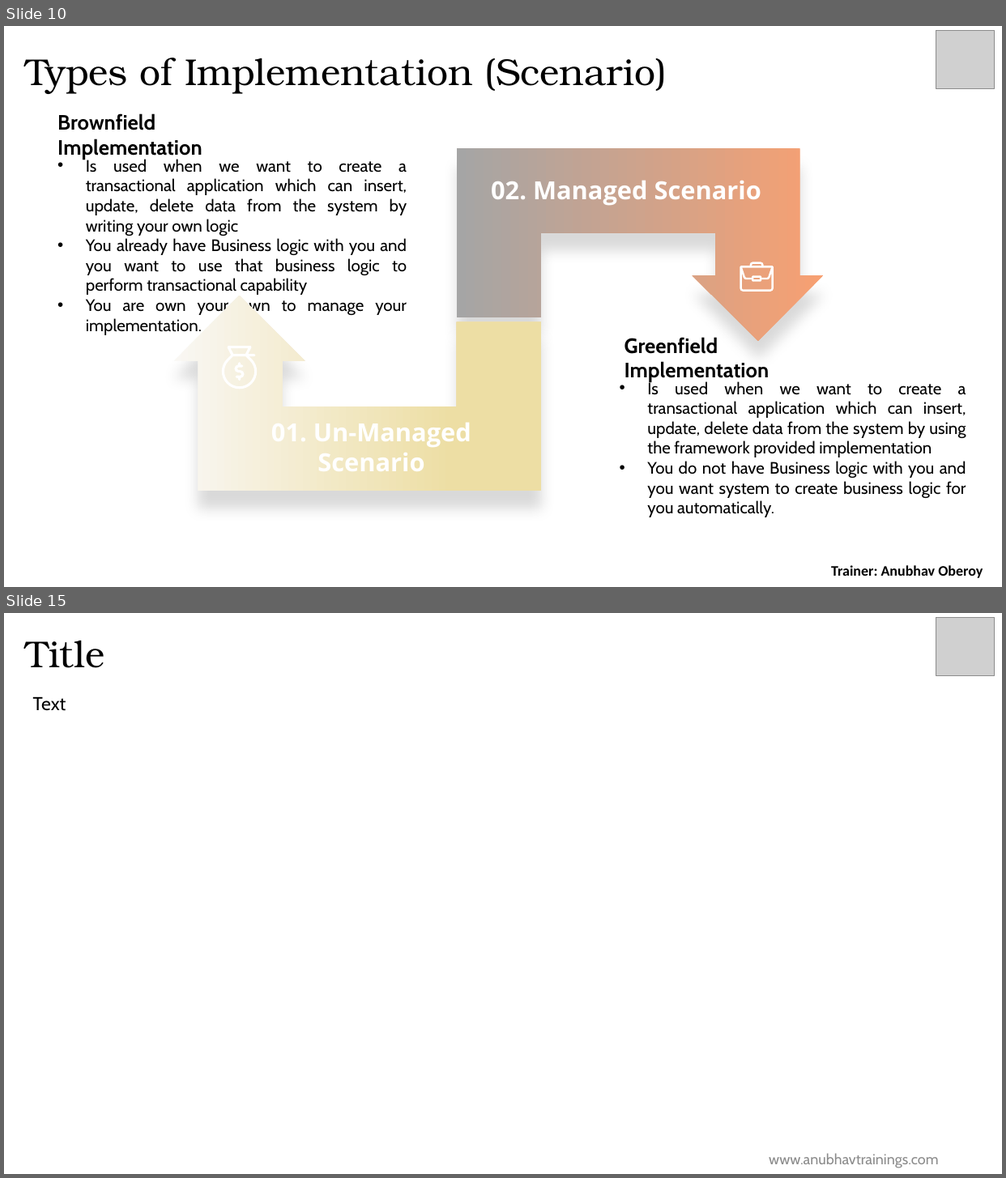
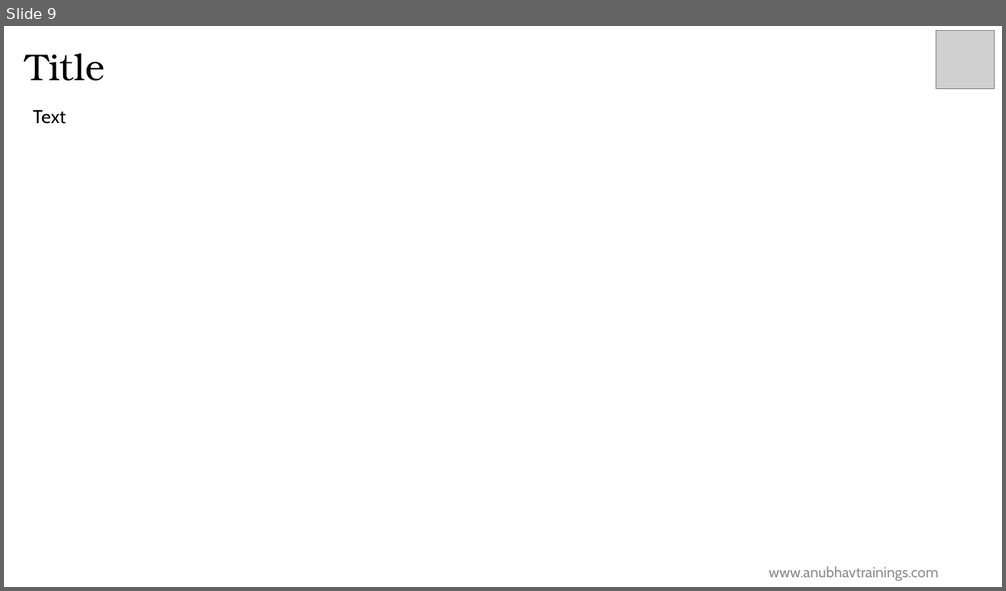
Before and after one commit to soyuztechnologies/HPC_AOH_SAC, a slide deck: Day 6/Day 6.pptx. Shown one above the other, each under a label of ours: slides 10 and 15 before the commit, slide 9 after it; the slides between them are not shown. The pictures are 1006x1178 and 1006x591 pixels, drawn with LibreOffice and Linux fonts; fonts in the diff are those of the drawing; grey boxes stand for pictures; background and template pictures are left out. Boxes give left, top, right and bottom in pixels: in the first picture for what was removed or moved away, otherwise in the second. Text is boxed around its words. In the diff, an @@ line names an element or a change of style, - is before the commit and + after.

Commit message:
Auto bot updater CDS SAC Course

```diff
--- a/Day 6/Day 6.pptx
+++ b/Day 6/Day 6.pptx
@@ slide 10 removed at bbox=[4, 26, 1002, 587], background #FFFFFF @@
@@ picture removed at bbox=[936, 31, 995, 88] @@
@@ title removed at bbox=[25, 58, 667, 94] @@
-Types of Implementation (Scenario)
@@ text removed at bbox=[57, 113, 202, 160] @@
-Brownfield Implementation
@@ text removed at bbox=[86, 159, 407, 315] @@
-• Is used when we want to create a transactional application which can insert, update, delete data from the system by writing your own logic
-• You already have Business logic with you and you want to use that business logic to perform transactional capability
-• You are own your own to manage your implementation.
@@ freeform shape removed at bbox=[457, 149, 824, 341] @@
@@ text removed at bbox=[491, 181, 761, 205] @@
-02. Managed Scenario
@@ freeform shape removed at bbox=[740, 262, 774, 291] @@
@@ freeform shape removed at bbox=[174, 296, 541, 491] @@
@@ text removed at bbox=[624, 337, 769, 382] @@
-Greenfield Implementation
@@ freeform shape removed at bbox=[220, 347, 258, 390] @@
@@ freeform shape removed at bbox=[235, 362, 245, 381] @@
@@ text removed at bbox=[647, 380, 966, 518] @@
-• Is used when we want to create a transactional application which can insert, update, delete data from the system by using the framework provided implementation
-• You do not have Business logic with you and you want system to create business logic for you automatically.
@@ text removed at bbox=[228, 428, 513, 466] @@
-01. Un-Managed Scenario
@@ text removed at bbox=[831, 565, 982, 578] @@
-Trainer: Anubhav Oberoy
@@ what was slide 15 is now slide 9 @@
```
Also in this commit, not shown: 1 slide changed, 7 slides added, 12 other slides removed, 12 other files.
